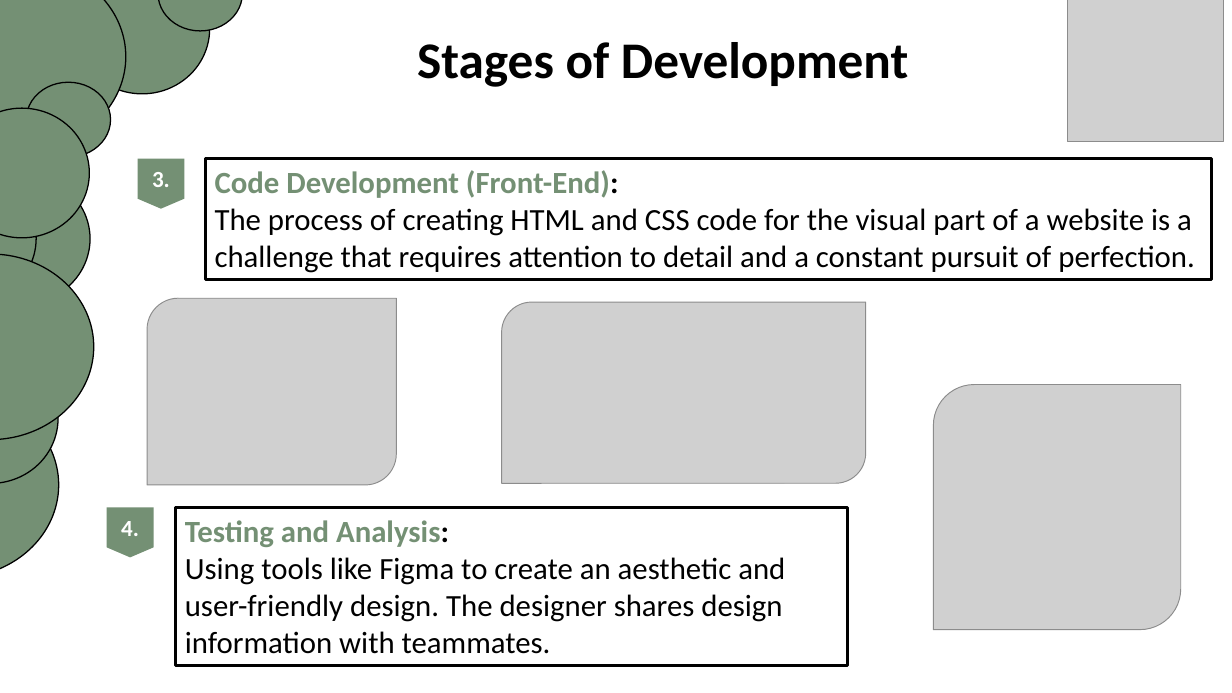
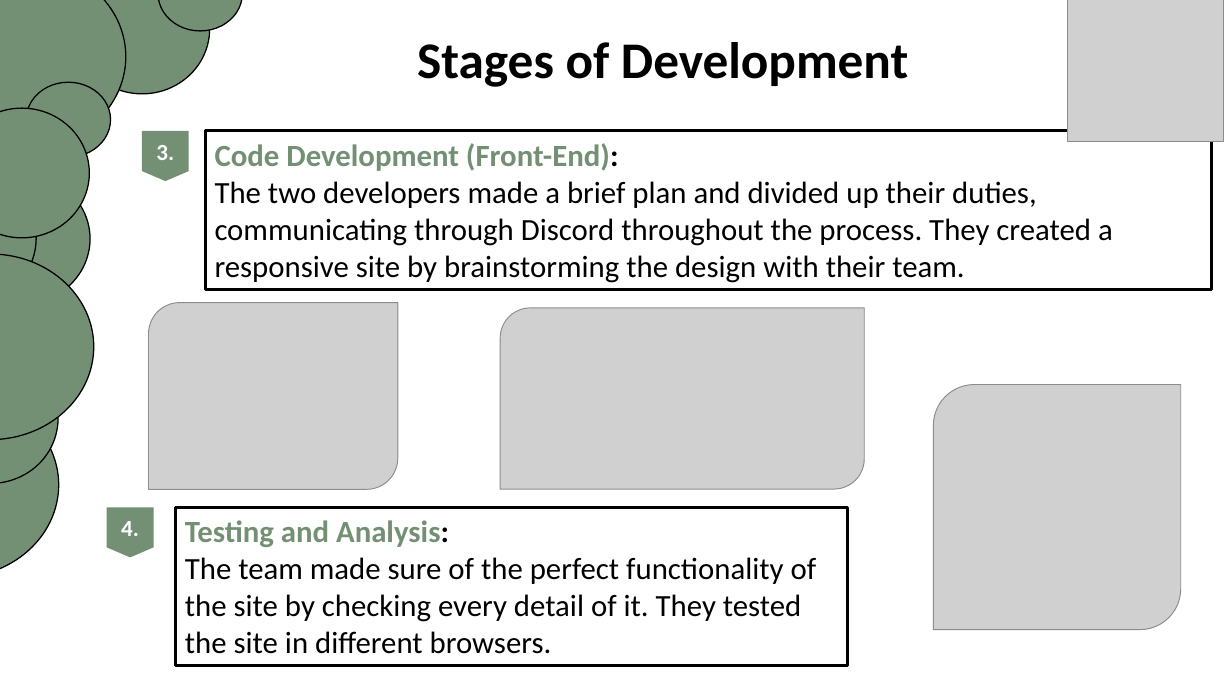
Before and after one commit to AAPopova22/EcoKey, a slide deck: slide 8 of EcoKey.pptx. Drawn at 1232x693 pixels with LibreOffice and Linux fonts; fonts in the diff are those of the drawing; grey boxes stand for pictures; background and template pictures are left out. Boxes give left, top, right and bottom in pixels: in the first picture for what was removed or moved away, otherwise in the second. Text is boxed around its words. In the diff, an @@ line names an element or a change of style, - is before the commit and + after.

```diff
--- a/EcoKey.pptx
+++ b/EcoKey.pptx
@@ flow chart offpage connector "3.": place and size @@
-flow chart offpage connector "3." at (138, 159, 185, 209)
+flow chart offpage connector "3." at (142, 131, 189, 181)
@@ rectangle "Code Development (Front-End):": place and size @@
-rectangle "Code Development (Front-End):" at (205, 158, 1212, 279)
+rectangle "Code Development (Front-End):" at (205, 131, 1212, 290)
@@ text in rectangle at (215, 181, 1113, 283): text changed @@
-The process of creating HTML and CSS code for the visual part of a website is a challenge that requires attention to detail and a constant pursuit of perfection.
+The two developers made a brief plan and divided up their duties, communicating through Discord throughout the process. They created a responsive site by brainstorming the design with their team.
@@ picture: place and size @@
-picture at (147, 299, 396, 485)
+picture at (149, 302, 398, 489)
@@ picture: place and size @@
-picture at (502, 302, 866, 483)
+picture at (500, 308, 864, 489)
@@ text in rectangle at (185, 557, 817, 654): text changed @@
-Using tools like Figma to create an aesthetic and user-friendly design. The designer shares design information with teammates.
+The team made sure of the perfect functionality of the site by checking every detail of it. They tested the site in different browsers.
```
Also in this commit, not shown: 3 other slides changed.
